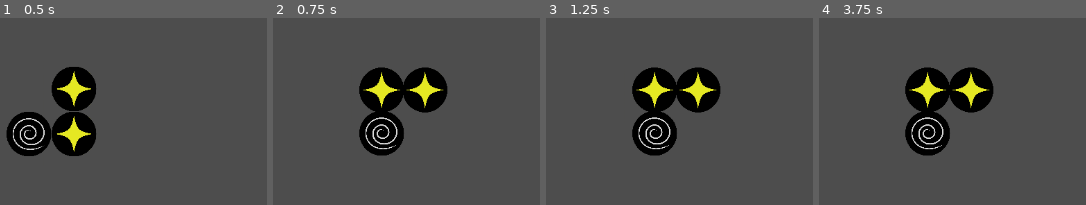
Above: before the commit, frames 1-4 (left to right).
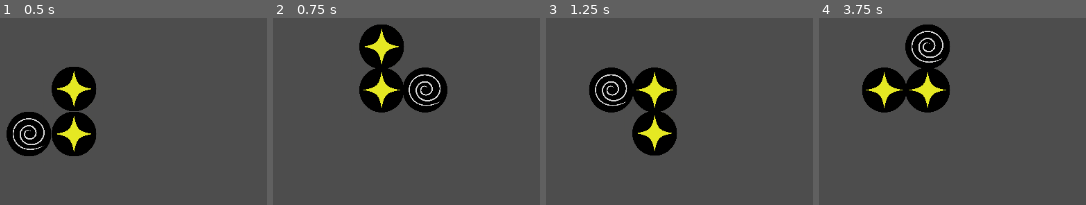
Above: after the commit, the same moments.

Repository: Jose-YP/PuzzlePrototype
Game: Godot game, scene res://Scenes/Main.tscn
The game is run twice, just before and just after one commit, with the same random seed, the same clock (stepped at 60 frames per second) and the same inputs.
Inputs:
- Up to frame 1 (0.5 s): no input
- Up to frame 2 (0.75 s): tap Enter (ui_accept) at 0.5, 0.6 s; hold Right (ui_right) from 0.53 s (still down)
- Up to frame 3 (1.25 s): keep holding Right (ui_right); tap Enter (ui_accept) at 0.77, 1.07 s
- Up to frame 4 (3.75 s): release Right (ui_right) at 1.28 s; hold Down (ui_down) 1.28-2.03 s; tap Enter (ui_accept) at 1.35, 1.52, 1.82, 2.1, 2.75, 2.85, 3.02, 3.32, 3.6 s; hold Right (ui_right) 2.03-2.78 s; hold Up (ui_up) 2.78-3.53 s; hold Left (ui_left) from 3.53 s (still down)

Frame 1 is identical in both runs. In frame 2, 7.3% of the frame differs, in the area x 32-65%, y 3-74%; in frame 3, 7.3%; in frame 4, 12%, in the area x 16-66%, y 3-74%.

Commit message:
Rotation seems to function but the grid seems to be upside down

Diff:
--- a/Code/Scenes/Board.gd
+++ b/Code/Scenes/Board.gd
@@ -45,6 +45,7 @@
 func spawn_piece():
 	currentPiece = fullPiece.instantiate()
 	$Grid.add_child(currentPiece)
+	currentPiece.currentPos = start_pos
 	board[start_pos.x][start_pos.y] = currentPiece.pieces[0]
 	currentPiece.pieces[0].global_position = grid_to_pixel(start_pos)
 
@@ -53,6 +54,9 @@
 func full_piece_rotation(pos) -> void:
 	var firstPos: Vector2 = pos
 	var secondPos: Vector2 = pos
+
+	if currentPiece.rot.rotation_degrees == 360:
+		currentPiece.rot.rotation_degrees = 0
 
 	#Rotation is  a float value
 	match currentPiece.rot.rotation_degrees:
@@ -69,7 +73,9 @@
 			firstPos.x -= 1
 			secondPos.y += 1
 
-	print("Rotation: ", currentPiece.rot.rotation_degrees," First: ", firstPos, " Second: ", secondPos)
+	print("Rotation: ", currentPiece.rot.rotation_degrees, "Center: ", pos,"\n",
+	" First: ", currentPiece.pieces[1].currentType,
+	firstPos, " Second: ", currentPiece.pieces[2].currentType, secondPos)
 	board[firstPos.x][firstPos.y] = currentPiece.pieces[1]
 	board[secondPos.x][secondPos.y] = currentPiece.pieces[2]
 	currentPiece.pieces[1].global_position = grid_to_pixel(firstPos)
@@ -78,11 +84,22 @@
 func _process(_delta):
 	if currentPiece.currentState == currentPiece.STATE.MOVE:
 		if Input.is_action_just_pressed("ui_accept"):
-			currentPiece.rot.rotation_degrees = fmod(rotation_degrees+90,360)
-			full_piece_rotation(start_pos)
+			currentPiece.rot.rotation_degrees += fmod(rotation_degrees+90,360)
+
+			if currentPiece.rot.rotation_degrees > 360:
+				currentPiece.rot.rotation_degrees -= 360
+
+			full_piece_rotation(currentPiece.currentPos)
+
 		if Input.is_action_just_pressed("ui_cancel"):
-			currentPiece.rot.rotation_degrees = fmod(rotation_degrees-90,360)
-			full_piece_rotation(start_pos)
+			currentPiece.rot.rotation_degrees += fmod(rotation_degrees-90,360)
+
+			if currentPiece.rot.rotation_degrees < 0:
+				currentPiece.rot.rotation_degrees += 360
+
+			full_piece_rotation(currentPiece.currentPos)
+
+
 		if Input.is_action_just_pressed("ui_left"):
 			currentPiece.position.x -= 50
 		if Input.is_action_just_pressed("ui_right"):
@@ -101,8 +118,6 @@
 func grid_to_pixel(gridPos: Vector2) -> Vector2:
 	var Xnew: float = origin.x + offset.x * gridPos.x
 	var Ynew: float = origin.y + offset.y * gridPos.y
-
-	print("Cetner spawn at: ", Vector2(Xnew, Ynew))
 
 	return Vector2(Xnew, Ynew)
 
